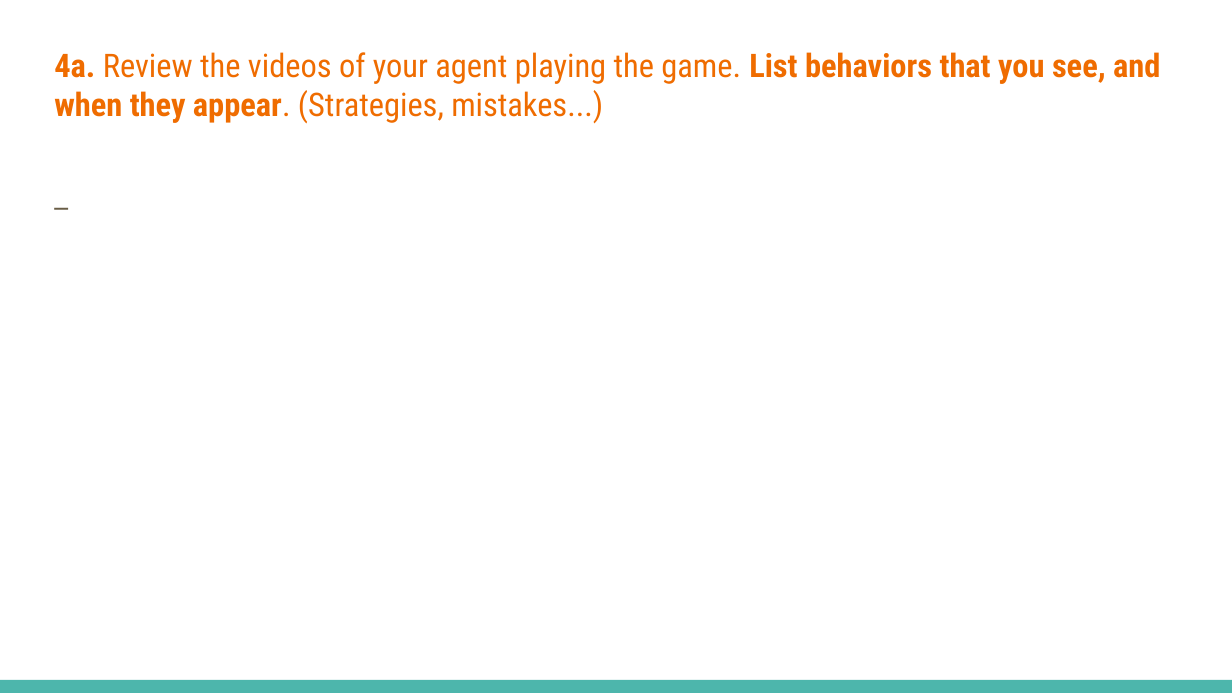
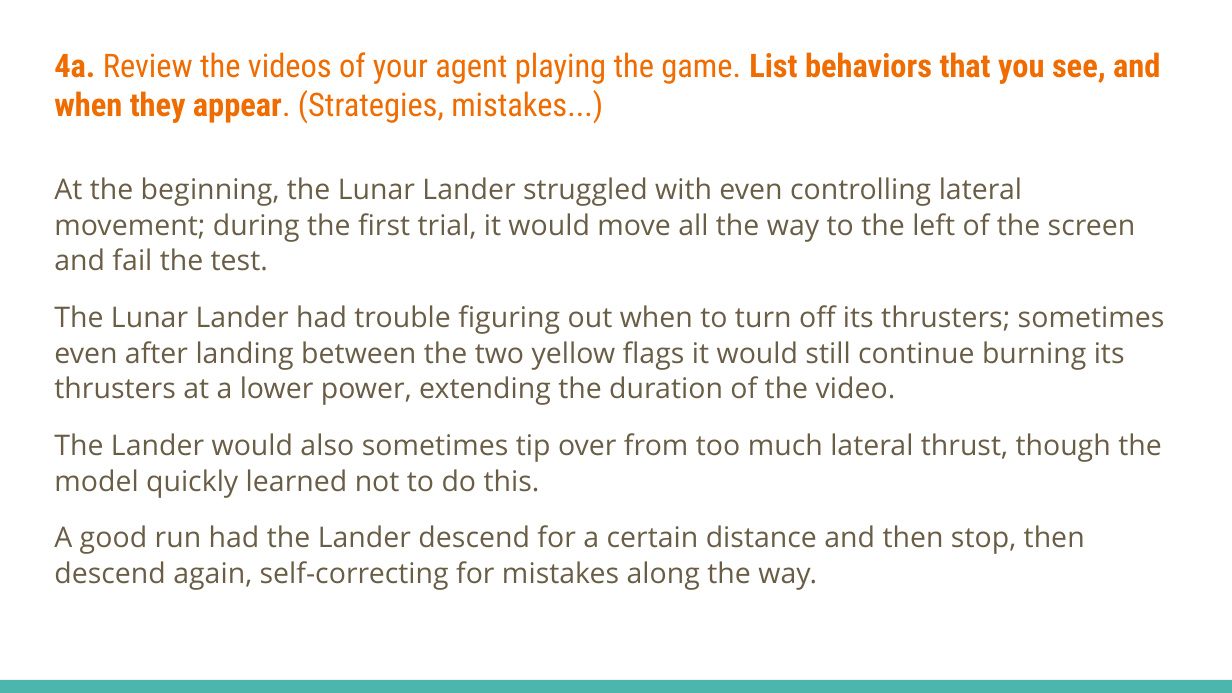
Before and after one commit to eding42/ece157b-hw4, a slide deck: slide 5 of Homework_4_Slides_Template.pptx. Drawn at 1232x693 pixels with LibreOffice and Linux fonts; fonts in the diff are those of the drawing. Boxes give left, top, right and bottom in pixels: in the first picture for what was removed or moved away, otherwise in the second. Text is boxed around its words. In the diff, an @@ line names an element or a change of style, - is before the commit and + after.

```diff
--- a/Homework_4_Slides_Template.pptx
+++ b/Homework_4_Slides_Template.pptx
@@ text at [54,177,1165,590]: text changed; size 18 to 16.6 pt @@
-_
+At the beginning, the Lunar Lander struggled with even controlling lateral movement; during the first trial, it would move all the way to the left of the screen and fail the test.
+The Lunar Lander had trouble figuring out when to turn off its thrusters; sometimes even after landing between the two yellow flags it would still continue burning its thrusters at a lower power, extending the duration of the video.
+The Lander would also sometimes tip over from too much lateral thrust, though the model quickly learned not to do this.
+A good run had the Lander descend for a certain distance and then stop, then descend again, self-correcting for mistakes along the way.
```
Also in this commit, not shown: 5 other slides changed, 28 other files.
